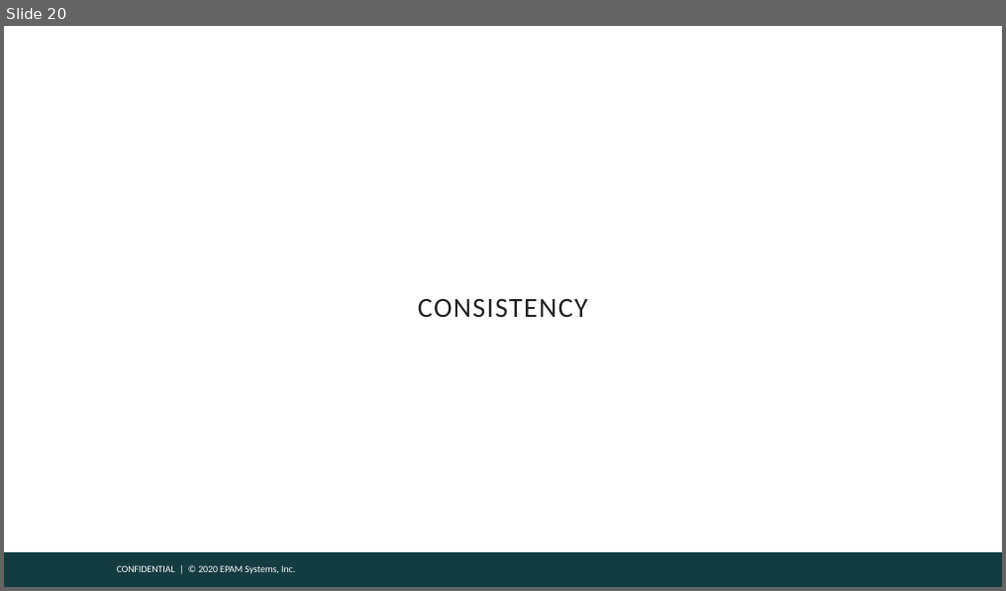
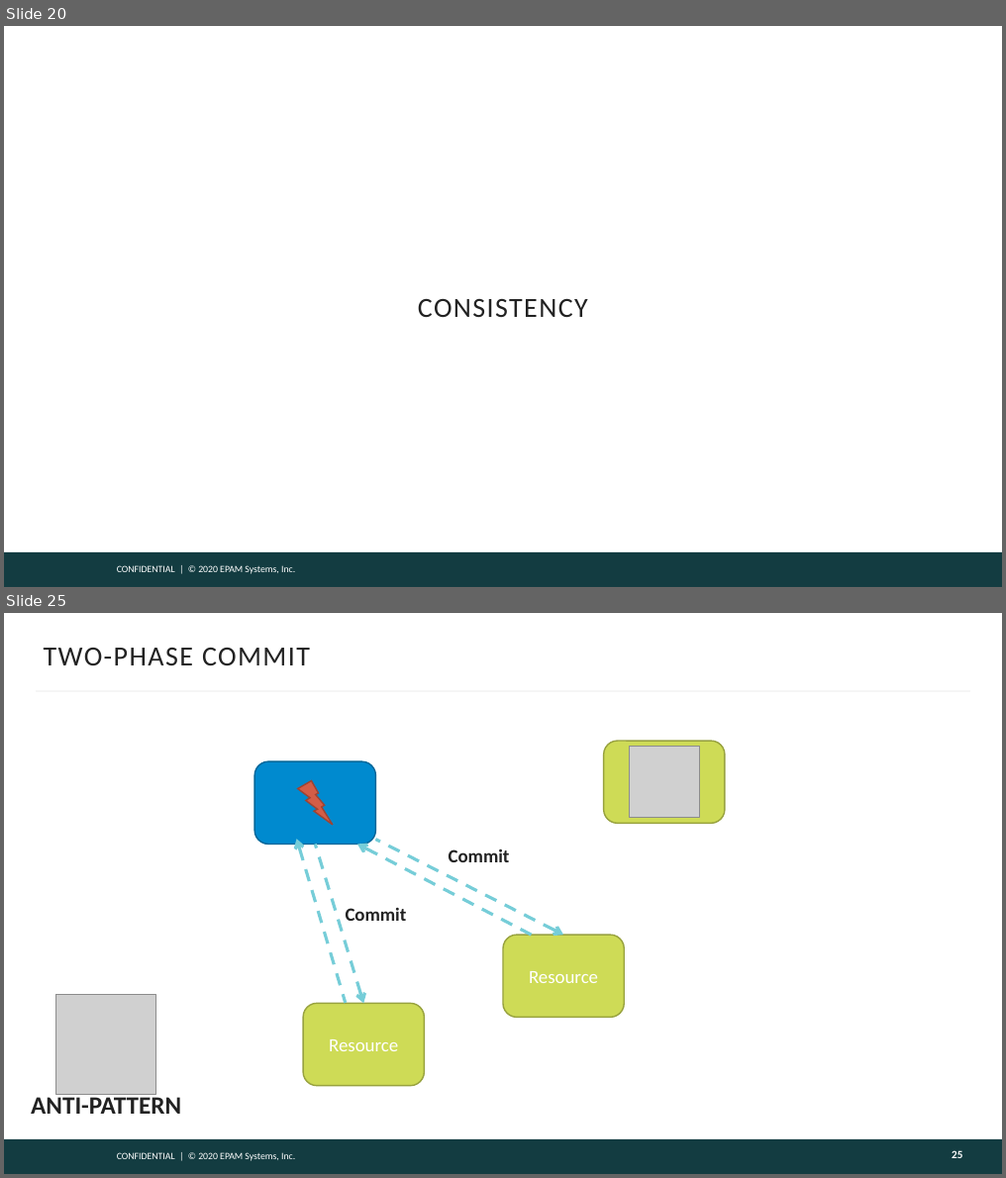
Before and after one commit to gitaroktato/introduction-to-microservices, a slide deck: lecture_3_microservice_patterns.pptx. Shown one above the other, each under a label of ours: slide 20 before the commit, slides 20 and 25 after it; the slides between them are not shown. The pictures are 1006x591 and 1006x1178 pixels, drawn with LibreOffice and Linux fonts; fonts in the diff are those of the drawing; grey boxes stand for pictures; background and template pictures are left out. Boxes give left, top, right and bottom in pixels: in the first picture for what was removed or moved away, otherwise in the second. Text is boxed around its words. In the diff, an @@ line names an element or a change of style, - is before the commit and + after.

Commit message:
Added patterns

```diff
--- a/lecture_3_microservice_patterns.pptx
+++ b/lecture_3_microservice_patterns.pptx
@@ slide 25 added at <box>4,613,1002,1174</box>, background #FFFFFF; not listed: 2 template elements that a slide beside it also shows @@
@@ title added at <box>44,648,310,665</box>, 20 pt, text #222222 @@
+TWO-PHASE COMMIT
@@ line added from (36, 691) to (970, 691), #F5F5F5 1.5 pt @@
@@ rounded rectangle added at <box>604,741,725,824</box>, fill #CEDB56, outline #98A240 1 pt @@
@@ picture added at <box>629,747,700,818</box> @@
@@ rounded rectangle added at <box>254,761,375,845</box>, fill #008ACF, outline #006699 1 pt @@
@@ lightning bolt added at <box>297,780,333,825</box>, fill #D35D47, outline #9C4535 1 pt @@
@@ arrow added from (346, 1003) to (296, 839), #76CDD8 2.25 pt dashed @@
@@ arrow added from (315, 845) to (363, 1003), #76CDD8 2.25 pt dashed @@
@@ arrow added from (531, 936) to (357, 845), #76CDD8 2.25 pt dashed @@
@@ arrow added from (375, 840) to (563, 936), #76CDD8 2.25 pt dashed @@
@@ text added at <box>449,849,510,862</box>, 13.5 pt, text #222222, bold @@
+Commit
@@ text added at <box>346,908,407,921</box>, 13.5 pt, text #222222, bold @@
+Commit
@@ rounded rectangle added at <box>503,936,624,1018</box>, fill #CEDB56, outline #98A240 1 pt, 13.5 pt, text #FFFFFF @@
+Resource
@@ picture added at <box>55,995,155,1095</box> @@
@@ rounded rectangle added at <box>303,1003,424,1086</box>, fill #CEDB56, outline #98A240 1 pt, 13.5 pt, text #FFFFFF @@
+Resource
@@ text added at <box>31,1094,181,1114</box>, 18 pt, text #222222, bold @@
+ANTI-PATTERN
@@ page number added at <box>951,1151,962,1158</box>, 8 pt, text #FEFEFE, bold @@
+25
```
Also in this commit, not shown: 8 other slides added.
